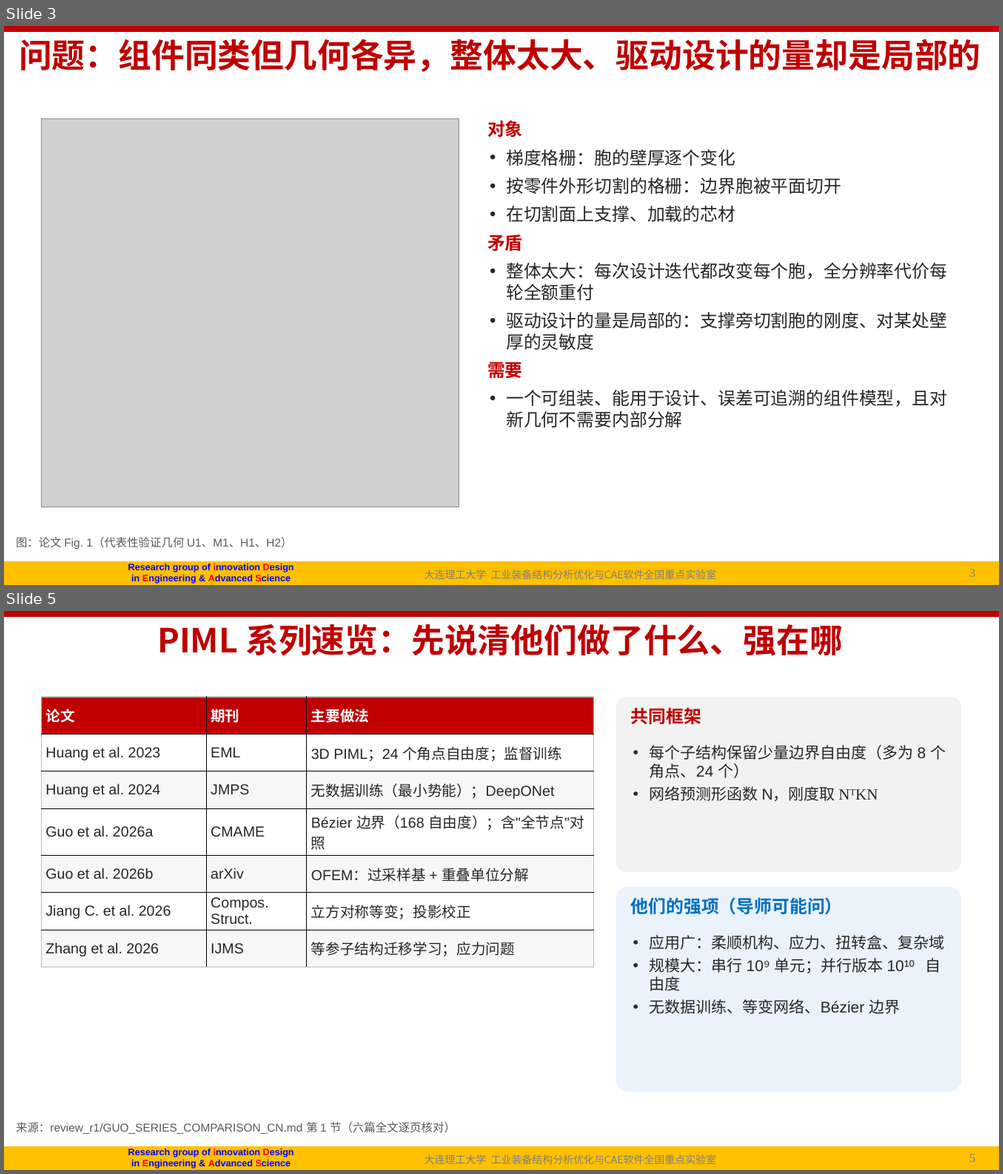
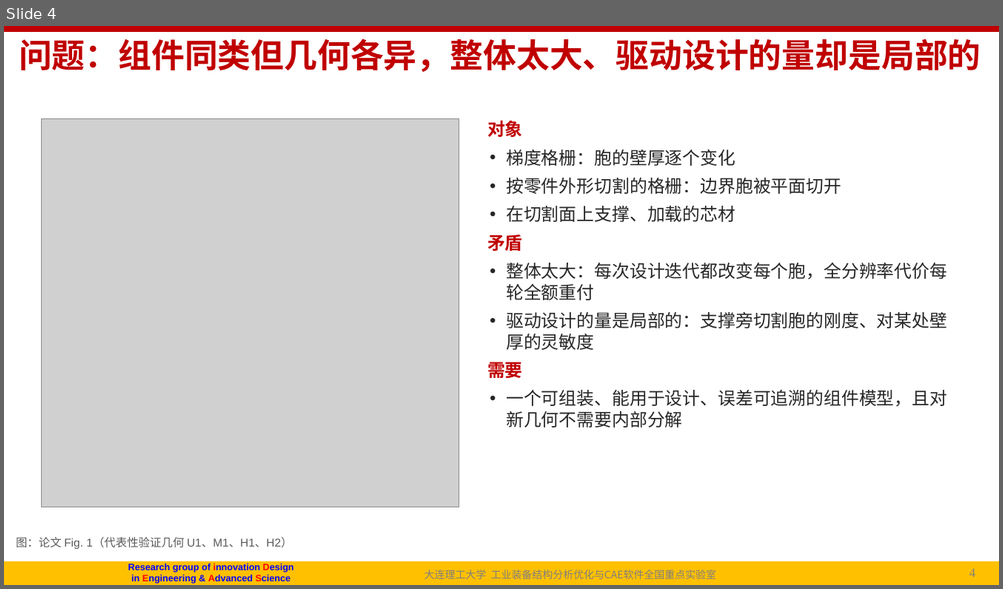
Before and after one commit to fanzhirui1004-source/curly-octo-goggles, a slide deck: docs/followup/talk/P1_NICE_导师汇报_20261003.pptx. Shown one above the other, each under a label of ours: slides 3 and 5 before the commit, slide 4 after it; the slides between them are not shown. The pictures are 1003x1174 and 1003x589 pixels, drawn with LibreOffice and Linux fonts; fonts in the diff are those of the drawing; grey boxes stand for pictures; background and template pictures are left out. Boxes give left, top, right and bottom in pixels: in the first picture for what was removed or moved away, otherwise in the second. Text is boxed around its words. In the diff, an @@ line names an element or a change of style, - is before the commit and + after.

```diff
--- a/docs/followup/talk/P1_NICE_导师汇报_20261003.pptx
+++ b/docs/followup/talk/P1_NICE_导师汇报_20261003.pptx
@@ slide 5 removed at [4,611,999,1170], background #FFFFFF; not listed: 6 template elements that a slide beside it also shows @@
@@ title removed at [157,624,842,656] @@
-PIML 系列速览：先说清他们做了什么、强在哪
@@ table removed at [41,697,594,960], 7 rows, 3 columns @@
-论文 | 期刊 | 主要做法
-Huang et al. 2023 | EML | 3D PIML；24 个角点自由度；监督训练
-Huang et al. 2024 | JMPS | 无数据训练（最小势能）；DeepONet
-Guo et al. 2026a | CMAME | Bézier 边界（168 自由度）；含"全节点"对照
-Guo et al. 2026b | arXiv | OFEM：过采样基 + 重叠单位分解
-Jiang C. et al. 2026 | Compos. Struct. | 立方对称等变；投影校正
-Zhang et al. 2026 | IJMS | 等参子结构迁移学习；应力问题
@@ rounded rectangle removed at [616,697,962,872] @@
@@ text removed at [631,707,701,724] @@
-共同框架
@@ text removed at [649,745,945,801] @@
-• 每个子结构保留少量边界自由度（多为 8 个角点、24 个）
-• 网络预测形函数 N，刚度取 NᵀKN
@@ rounded rectangle removed at [616,887,962,1092] @@
@@ text removed at [631,897,842,915] @@
-他们的强项（导师可能问）
@@ text removed at [649,935,945,1014] @@
-• 应用广：柔顺机构、应力、扭转盒、复杂域
-• 规模大：串行 10⁹ 单元；并行版本 10¹⁰ 自由度
-• 无数据训练、等变网络、Bézier 边界
@@ text removed at [16,1122,455,1134] @@
-来源：review_r1/GUO_SERIES_COMPARISON_CN.md 第 1 节（六篇全文逐页核对）
@@ what was slide 3 is now slide 4 @@
@@ page number at [965,569,991,577]: text changed @@
-3/30
+4/43
@@ page number at [969,569,975,577]: text changed @@
-3
+4
```
Also in this commit, not shown: 8 slides changed, 20 slides added, 6 other slides removed, 2 other files.
